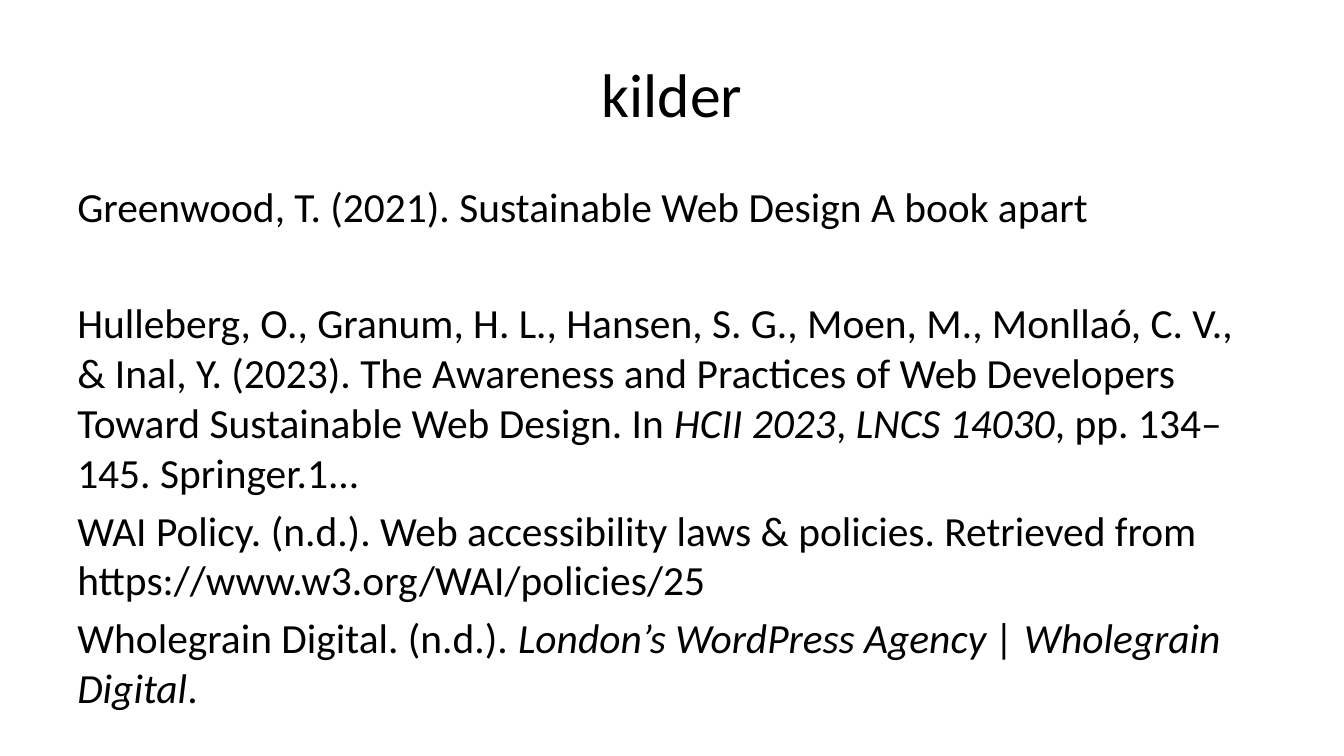
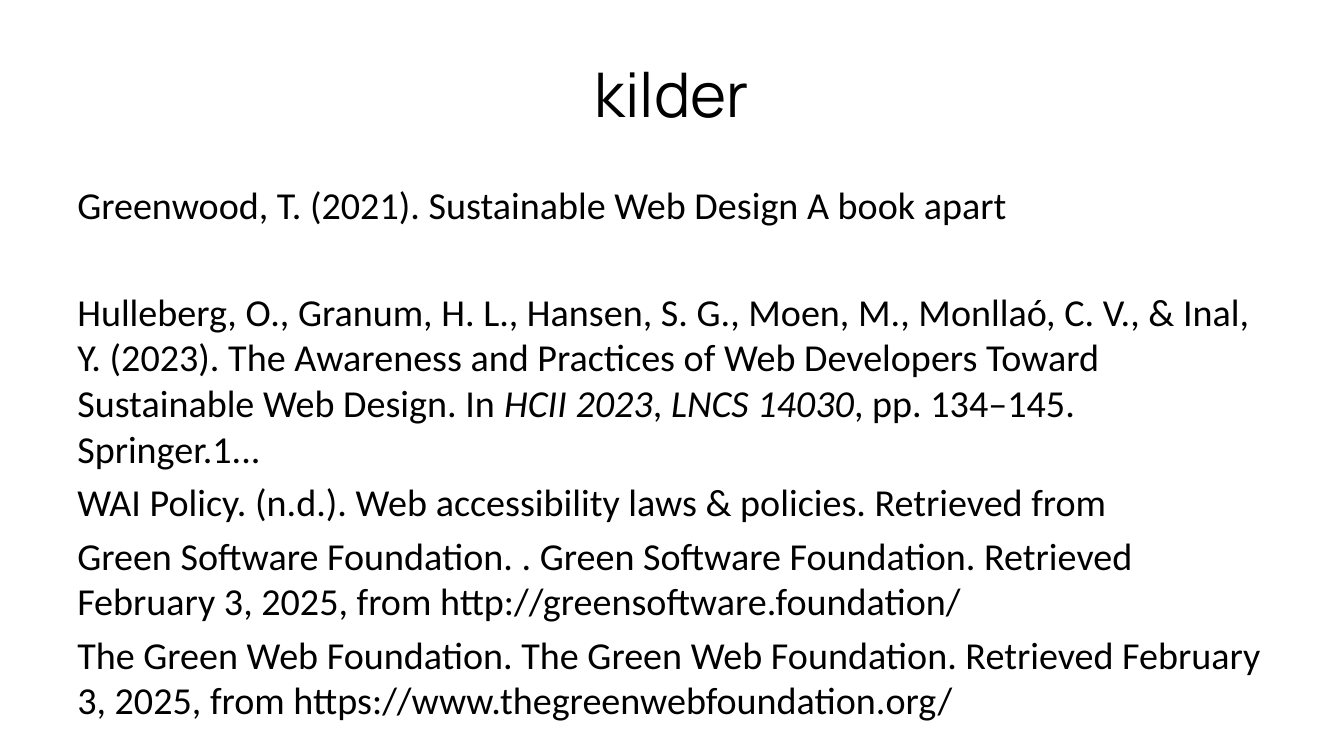
Before and after one commit to xbibogo/MMD24, a slide deck: slide 28 of semester2 PPT/Sustainable_Web_Presentation_Danish.pptx (slide 25 before the commit). Drawn at 1344x756 pixels with LibreOffice and Linux fonts; fonts in the diff are those of the drawing. Boxes give left, top, right and bottom in pixels: in the first picture for what was removed or moved away, otherwise in the second. Text is boxed around its words. In the diff, an @@ line names an element or a change of style, - is before the commit and + after.

```diff
--- a/semester2 PPT/Sustainable_Web_Presentation_Danish.pptx
+++ b/semester2 PPT/Sustainable_Web_Presentation_Danish.pptx
@@ title "kilder" at bbox=[595, 71, 749, 118]: font Calibri to Manrope @@
@@ text at bbox=[77, 191, 1249, 470]: size 29.6 to 27.2 pt in "Greenwood, T. (2021). Sustainable Web Design A ...", "Hulleberg, O., Granum, H. L., Hansen, S. ..." @@
@@ text at bbox=[77, 488, 1260, 675]: text changed; size 29.6 to 27.2 pt @@
-WAI Policy. (n.d.). Web accessibility laws & policies. Retrieved from https://www.w3.org/WAI/policies/25
-Wholegrain Digital. (n.d.). London’s WordPress Agency | Wholegrain Digital.
+WAI Policy. (n.d.). Web accessibility laws & policies. Retrieved from
+Green Software Foundation. . Green Software Foundation. Retrieved February 3, 2025, from http://greensoftware.foundation/
+The Green Web Foundation. The Green Web Foundation. Retrieved February 3, 2025, from https://www.thegreenwebfoundation.org/
```
Also in this commit, not shown: 20 other slides changed, 6 slides added, 3 slides removed.
